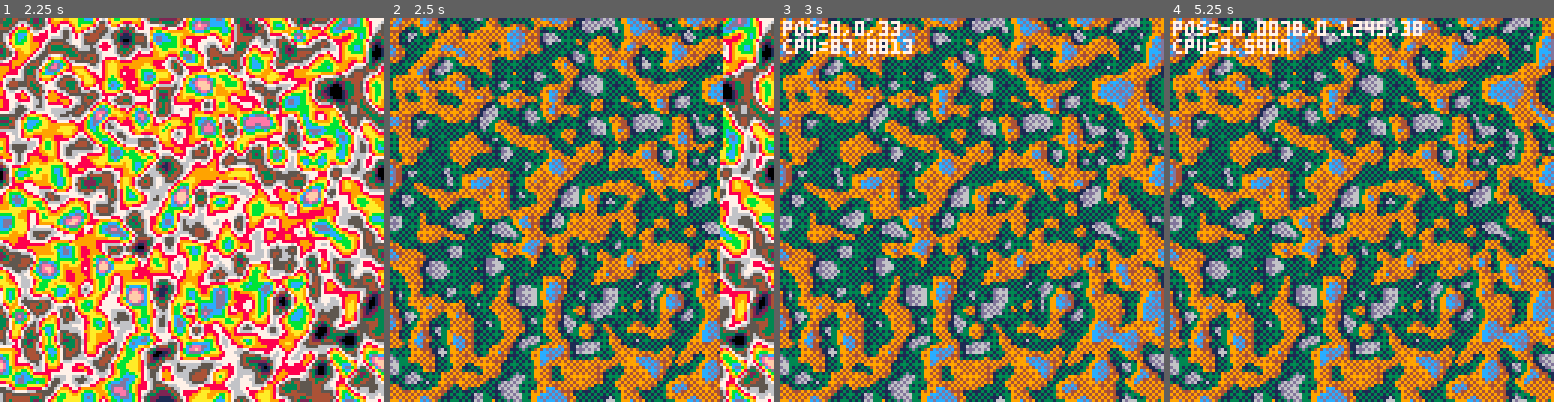
Above: before the commit, frames 1-4 (left to right).
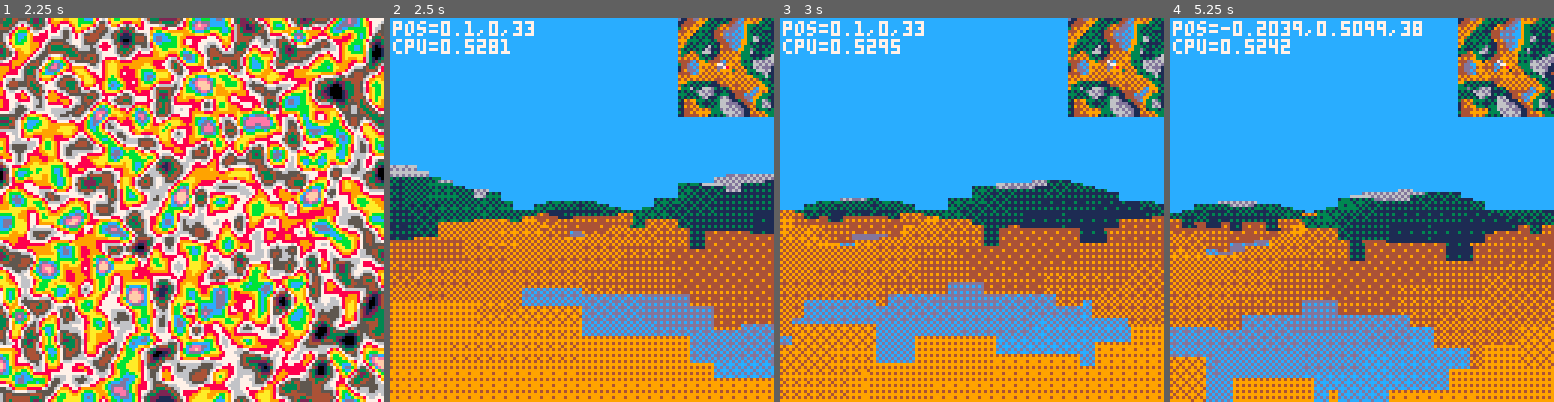
Above: after the commit, the same moments.

Repository: norkskargrot/Pico8Projects
Game: PICO-8 cartridge walker/walker.p8
The game is run twice, just before and just after one commit, with the same random seed, the same clock (stepped at 60 frames per second) and the same inputs.
Inputs:
- Up to frame 1 (2.25 s): hold Right 1.6-2.1 s; hold Up from 2.15 s (still down)
- Up to frame 2 (2.5 s): release Up at 2.42 s; hold Right from 2.47 s (still down)
- Up to frame 3 (3 s): keep holding Right
- Up to frame 4 (5.25 s): release Right at 3.03 s; hold Left 3.08-3.58 s; hold Down 3.63-3.97 s; hold Right 4.02-4.68 s; hold Up 4.73-5.03 s; hold Left from 5.08 s (still down)

Frame 1 is identical in both runs. In frame 2, 82% of the frame differs, in the area x 0-100%, y 0-100%; in frame 3, 82%; in frame 4, 83%.

Commit message:
walker progress

Diff:
--- a/walker/walker.p8
+++ b/walker/walker.p8
@@ -10,26 +10,6 @@
 	gennoise()
 	gennormals()
 	drawmap()
-	printh(stat(0))
-
-	local maxd=0
-	local mx,my=0,0
-	for i=0,127 do
-		for j=0,127 do
-			local h1=noiseget(i,j)
-			local h2=noiseget((i+1)%128,j)
-			local h3=noiseget(i,(j+1)%128)
-			local h4=noiseget((i+1)%128,(j+1)%128)
-			local omd=maxd
-			maxd=max(abs(h1-h2),maxd)
-			maxd=max(abs(h1-h3),maxd)
-			maxd=max(abs(h4-h2),maxd)
-			maxd=max(abs(h4-h3),maxd)
-			if (omd!=maxd) mx,my=i,j
-		end
-	end
-	printh(maxd)
-	printh(mx..","..my)
 end
 
 function _update()
@@ -50,9 +30,9 @@
 
 function _draw()
 	cls(12)
-	--drawterrain()
-	--drawminimap()
-	drawmap()
+	drawterrain()
+	drawminimap()
+	--drawmap()
 	print("pos="..p.x..","..p.y..","..p.z,1,1,7)
 	print("cpu="..stat(1),1,7,7)
 end
@@ -106,27 +86,18 @@
 
 function gennormals()
 	local norms={}
+	local maxi=0
 	for i=0,127 do
 		norms[i]={}
 		for j=0,127 do
-			local v=0
-			v-=noiseget((i-2)%128,j)
-			v-=noiseget((i-1)%128,j)
-			v+=noiseget((i+1)%128,j)
-			v+=noiseget((i+2)%128,j)
-			norms[i][j]=v
-		end
-	end
-
-	normalisearr(norms,16)
-
-	for i=0,127 do
-		for j=0,127 do
-			local v=norms[i][j]
-			v=min(max(v*1.2+8,0),15)
+			local h1=noiseget(i,j)
+			local h2=noiseget((i+1)%128,j)
+			v=min(max(h2-h1+8,0),15)
 			normalset(i,j,v)
-		end
-	end
+			maxi=max(abs(h2-h1),v)
+		end
+	end
+	printh("max="..maxi)
 end
 
 function gennoise()
